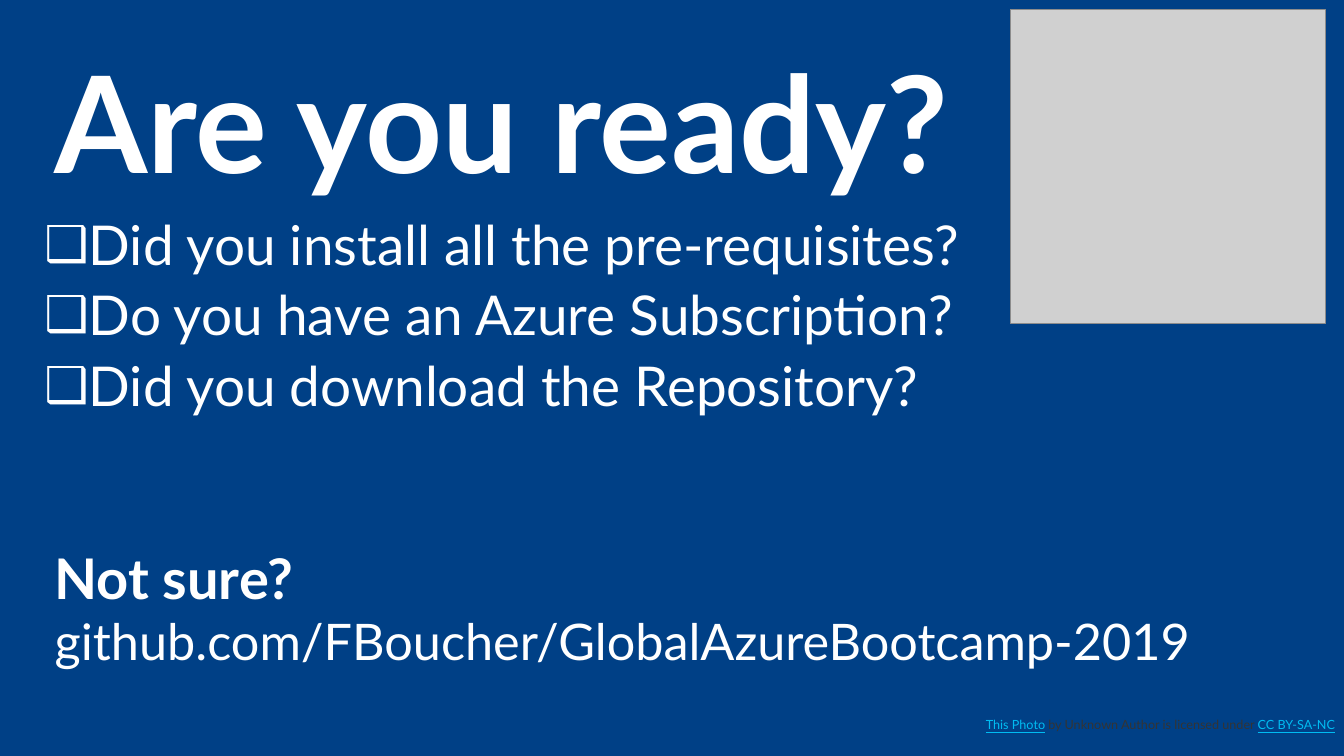
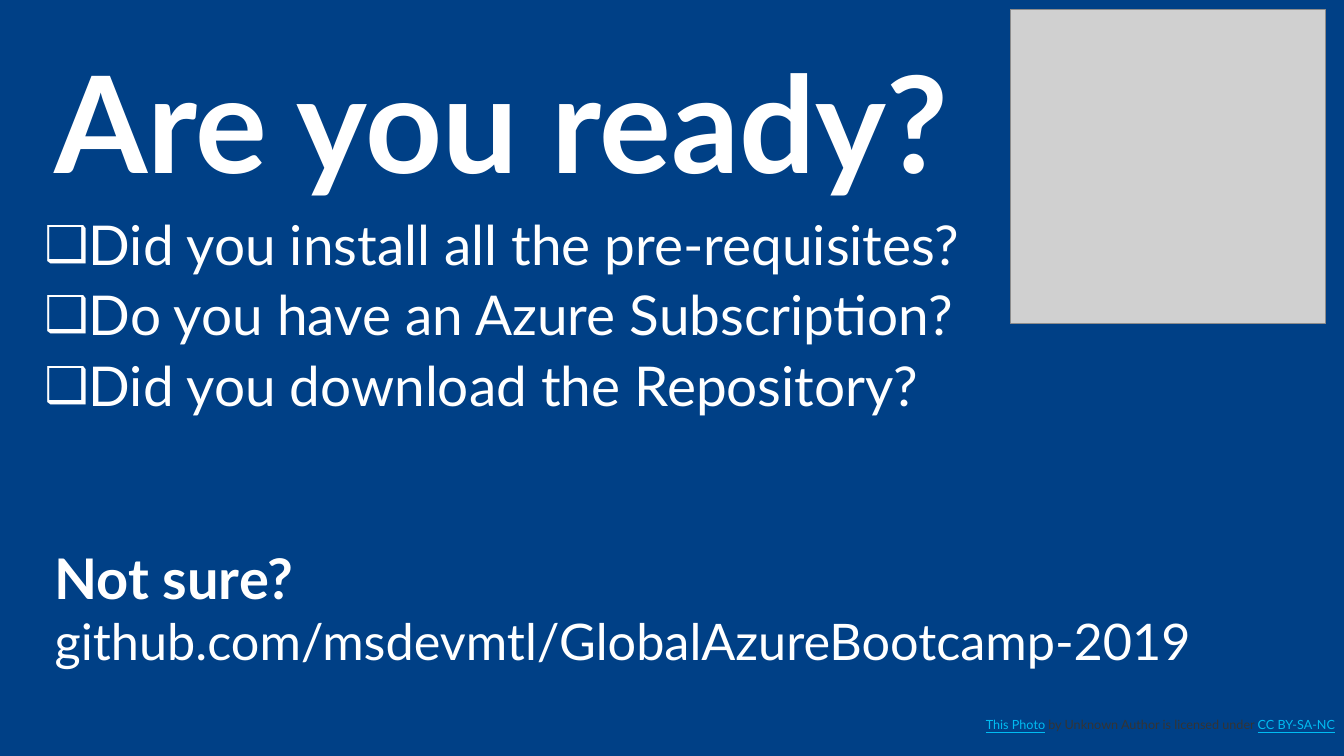
Before and after one commit to MSDEVMTL/GlobalAzureBootcamp-2019, a slide deck: slide 3 of Locations/Ottawa/Welcome.pptx. Drawn at 1344x756 pixels with LibreOffice and Linux fonts; fonts in the diff are those of the drawing; grey boxes stand for pictures; background and template pictures are left out. Boxes give left, top, right and bottom in pixels: in the first picture for what was removed or moved away, otherwise in the second. Text is boxed around its words. In the diff, an @@ line names an element or a change of style, - is before the commit and + after.

```diff
--- a/Locations/Ottawa/Welcome.pptx
+++ b/Locations/Ottawa/Welcome.pptx
@@ text at [55, 623, 1191, 669]: text changed @@
-github.com/FBoucher/GlobalAzureBootcamp-2019
+github.com/msdevmtl/GlobalAzureBootcamp-2019
```
Also in this commit, not shown: 1 other file.
